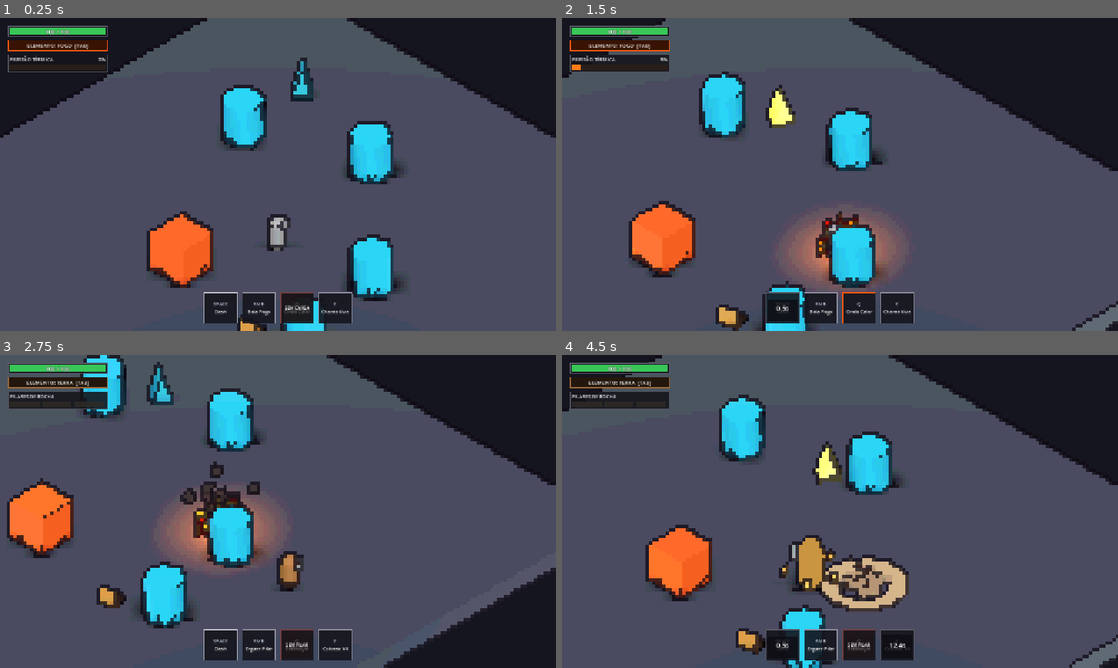
Above: before the commit, frames 1-4 (two rows, left to right).
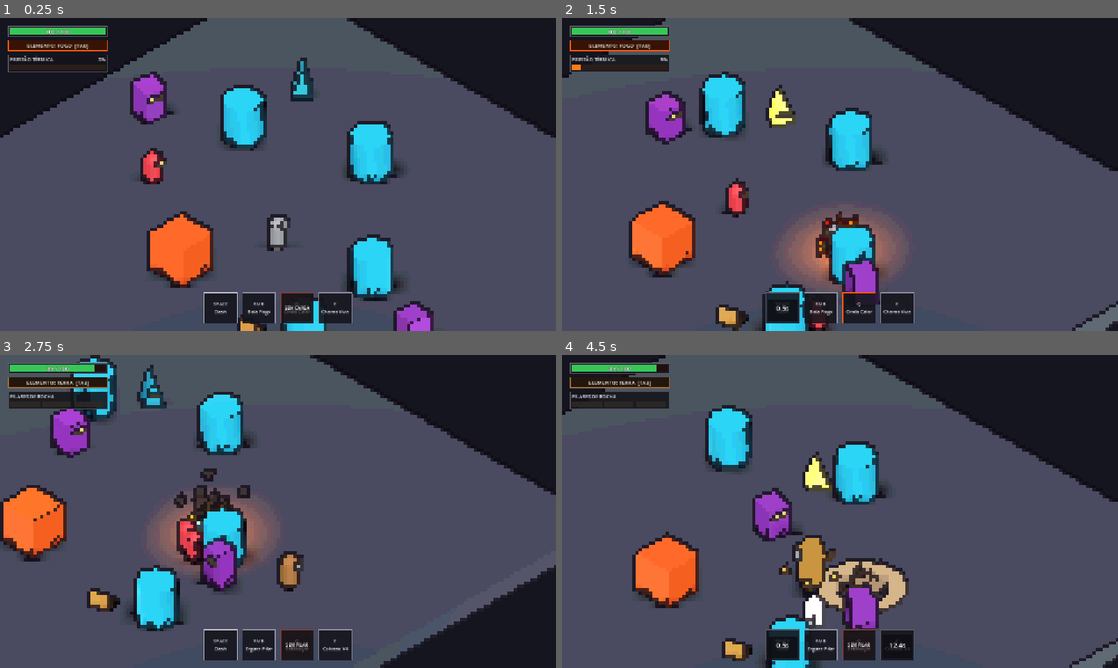
Above: after the commit, the same moments.

Repository: JulyMount/Elemental-Bureau
Game: Godot game, scene res://scenes/test_gym.tscn
The game is run twice, just before and just after one commit, with the same random seed, the same clock (stepped at 60 frames per second) and the same inputs.
Inputs (mouse positions are in pixels of both pictures, inside the frame that each line leads up to):
- Up to frame 1 (0.25 s): no input
- Up to frame 2 (1.5 s): tap Enter (ui_accept) at 0.5, 0.77 s; move the mouse to (962, 158) at 0.52 s; press the mouse at (962, 158) at 0.53 s; hold D (move_right) 0.53-1.28 s; move the mouse to (728, 190) at 1.27 s; release the mouse at (728, 190) at 1.28 s; hold S (move_down) from 1.28 s (still down); tap Space (dash) at 1.35 s
- Up to frame 3 (2.75 s): tap Enter (ui_accept) at 1.52 s; move the mouse to (333, 442) at 2.02 s; release S (move_down) at 2.03 s; hold D (move_right) from 2.03 s (still down); hold Tab (switch_element) from 2.03 s (still down)
- Up to frame 4 (4.5 s): move the mouse to (812, 574) at 2.77 s; release D (move_right) at 2.78 s; release Tab (switch_element) at 2.78 s; hold W (move_up) 2.78-3.53 s; tap E (ultimate) at 2.85 s; click (812, 574) at 2.92 s; tap Enter (ui_accept) at 3.02, 3.77 s; move the mouse to (1006, 558) at 3.52 s; press the mouse at (1006, 558) at 3.53 s; hold A (move_left) from 3.53 s (still down); move the mouse to (673, 464) at 4.27 s; release the mouse at (673, 464) at 4.28 s; tap Space (dash) at 4.35 s

The runs differ from the first frame. In frame 1, 2.0% of the frame differs, in the area x 23-78%, y 17-100%; in frame 2, 2.4%; in frame 3, 11%; in frame 4, 13%, in the area x 0-100%, y 0-100%.

Commit message:
feat(combat): visores frontais procedurais e balanceamento final dos inimigos

Diff:
--- a/scenes/test_gym.tscn
+++ b/scenes/test_gym.tscn
@@ -7,6 +7,8 @@
 [ext_resource type="Script" uid="uid://da2yte03l2n8h" path="res://scripts/components/hurtbox_component.gd" id="2_v7oap"]
 [ext_resource type="Script" uid="uid://b0flys8p031nf" path="res://scenes/camera_rig.gd" id="5_3dxdl"]
 [ext_resource type="Script" uid="uid://5x8j1tvv1tbf" path="res://scripts/ui/combat_hud.gd" id="7_unxgw"]
+[ext_resource type="PackedScene" uid="uid://2qgrq5y5o8vn" path="res://scenes/enemies/enemy_rusher.tscn" id="8_63yqs"]
+[ext_resource type="PackedScene" uid="uid://dc344ap2m3w1p" path="res://scenes/enemies/enemy_brute.tscn" id="9_vc0c3"]
 [ext_resource type="PackedScene" uid="uid://ch026opg8k7ju" path="res://scenes/enemies/enemy_shooter.tscn" id="10_pbic4"]
 
 [sub_resource type="Environment" id="Environment_jca3c"]
@@ -193,3 +195,15 @@
 
 [node name="EnemyShooter" parent="." unique_id=2060835396 instance=ExtResource("10_pbic4")]
 transform = Transform3D(1, 0, 0, 0, 1, 0, 0, 0, 1, -8.290314, -4.7683716e-07, -9.970816)
+
+[node name="EnemyBrute" parent="." unique_id=1638210533 instance=ExtResource("9_vc0c3")]
+transform = Transform3D(1, 0, 0, 0, 1, 0, 0, 0, 1, 9.884417, 0, 0.8519182)
+
+[node name="EnemyBrute2" parent="." unique_id=330088074 instance=ExtResource("9_vc0c3")]
+transform = Transform3D(1, 0, 0, 0, 1, 0, 0, 0, 1, -11.977952, 0, -3.6368155)
+
+[node name="EnemyRusher" parent="." unique_id=900867618 instance=ExtResource("8_63yqs")]
+transform = Transform3D(1, 0, 0, 0, 1, 0, 0, 0, 1, -8.310713, 0, 0.27472258)
+
+[node name="EnemyRusher2" parent="." unique_id=1269997465 instance=ExtResource("8_63yqs")]
+transform = Transform3D(1, 0, 0, 0, 1, 0, 0, 0, 1, 9.043515, 0, 6.4632835)
--- a/scripts/enemies/enemy_base.gd
+++ b/scripts/enemies/enemy_base.gd
@@ -68,11 +68,34 @@
 	_base_material.roughness = 0.75
 	_body_mesh.material_override = _base_material
 
+	# Visor frontal procedural (ajusta posição e largura conforme o arquétipo)
+	if not visual_root.get_node_or_null("VisorMesh"):
+		var visor := MeshInstance3D.new()
+		visor.name = "VisorMesh"
+		var visor_cfg := _get_visor_transform()
+		var box := BoxMesh.new()
+		box.size = visor_cfg["size"]
+		visor.mesh = box
+		visor.position = visor_cfg["pos"]
+
+		var visor_mat := StandardMaterial3D.new()
+		visor_mat.albedo_color = Color(0.12, 0.12, 0.15)
+		visor_mat.emission_enabled = true
+		visor_mat.emission = Color(1.0, 0.85, 0.4) * 0.6
+		visor.material_override = visor_mat
+		visual_root.add_child(visor)
+
 func _build_default_mesh() -> Mesh:
 	var cap := CapsuleMesh.new()
 	cap.radius = 0.42
 	cap.height = 1.65
 	return cap
+
+func _get_visor_transform() -> Dictionary:
+	return {
+		"pos": Vector3(0.0, 1.25, -0.38),
+		"size": Vector3(0.46, 0.16, 0.18)
+	}
 
 func _physics_process(delta: float) -> void:
 	if not is_on_floor():
--- a/scripts/enemies/enemy_brute.gd
+++ b/scripts/enemies/enemy_brute.gd
@@ -21,6 +21,12 @@
 		# Garante que detecta a Layer 1 (onde está a Hurtbox do Player) e Layer 3
 		slam_hitbox.collision_mask = (1 << 0) | (1 << 2)
 
+func _get_visor_transform() -> Dictionary:
+	return {
+		"pos": Vector3(0.0, 1.28, -0.58),
+		"size": Vector3(0.68, 0.18, 0.16)
+	}
+
 func _build_default_mesh() -> Mesh:
 	var box := BoxMesh.new()
 	box.size = Vector3(1.15, 1.75, 1.15)
--- a/scripts/enemies/enemy_shooter.gd
+++ b/scripts/enemies/enemy_shooter.gd
@@ -36,6 +36,12 @@
 	else:
 		_move_velocity.x = move_toward(_move_velocity.x, dir.x * move_speed, acceleration * delta)
 		_move_velocity.z = move_toward(_move_velocity.z, dir.z * move_speed, acceleration * delta)
+
+func _get_visor_transform() -> Dictionary:
+	return {
+		"pos": Vector3(0.0, 0.65, -0.36),
+		"size": Vector3(0.42, 0.16, 0.24)
+	}
 
 func _on_attack_started() -> void:
 	_spawn_enemy_orb()
